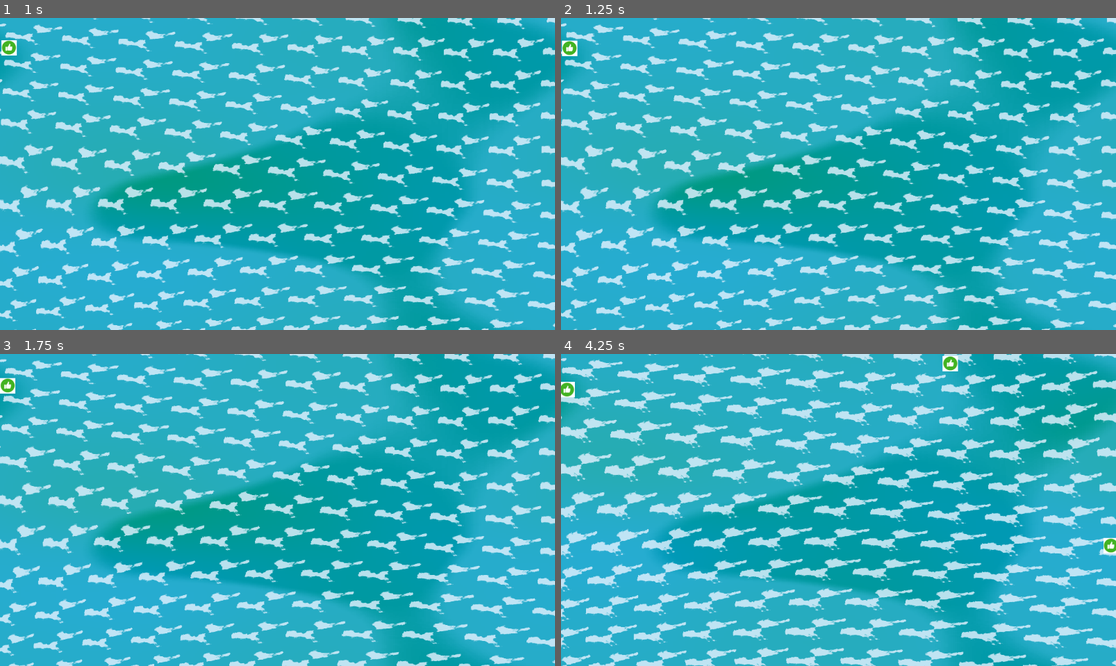
Above: before the commit, frames 1-4 (two rows, left to right).
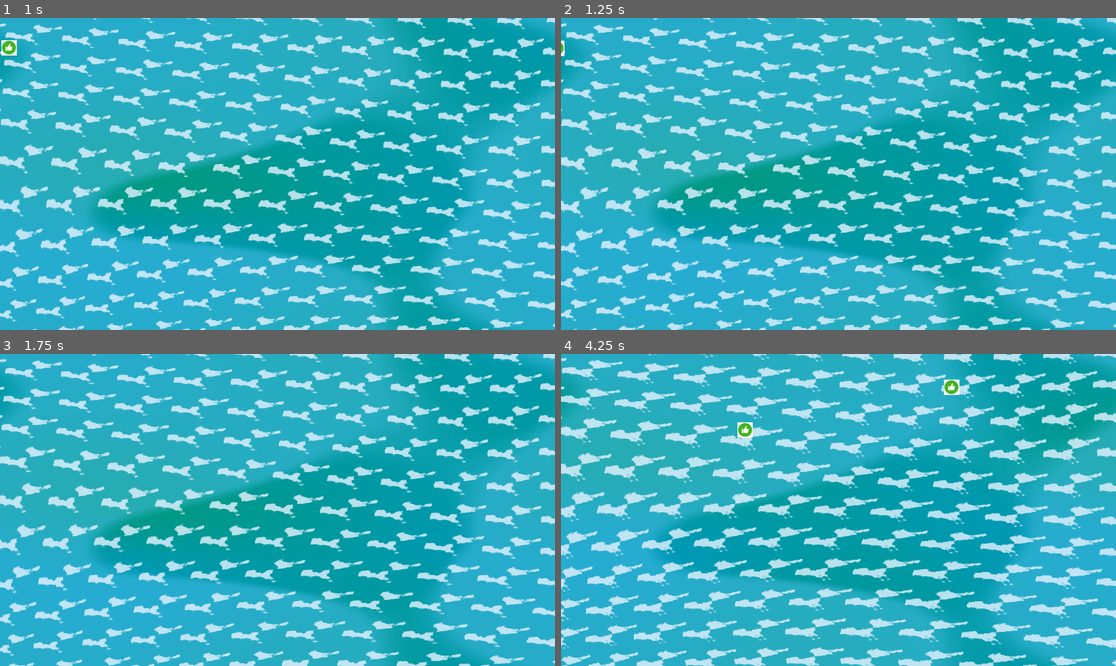
Above: after the commit, the same moments.

Repository: Of-Machines-and-Men/flotscum
Game: Godot game, scene res://scenes/levels/game_world.tscn
The game is run twice, just before and just after one commit, with the same random seed, the same clock (stepped at 60 frames per second) and the same inputs.
Inputs (mouse positions are in pixels of both pictures, inside the frame that each line leads up to):
- Up to frame 1 (1 s): move the mouse to (399, 158) at 0.52 s; hold D (moveright) from 0.53 s (still down)
- Up to frame 2 (1.25 s): keep holding D (moveright)
- Up to frame 3 (1.75 s): move the mouse to (166, 525) at 1.27 s; release D (moveright) at 1.28 s; hold S (movedown) from 1.28 s (still down)
- Up to frame 4 (4.25 s): move the mouse to (894, 441) at 2.02 s; release S (movedown) at 2.03 s; hold D (moveright) 2.03-2.78 s; move the mouse to (810, 572) at 2.77 s; hold W (moveup) 2.78-3.53 s; move the mouse to (1005, 556) at 3.52 s; hold A (moveleft) from 3.53 s (still down)

Frame 1 is identical in both runs. In frame 2, 0.1% of the frame differs, in the area x 0-78%, y 7-51%; in frame 3, 0.1%; in frame 4, 0.7%, in the area x 0-100%, y 0-64%.

Commit message:
Camera control first pass

Diff:
--- a/scenes/levels/game_world.tscn
+++ b/scenes/levels/game_world.tscn
@@ -2,6 +2,7 @@
 
 [ext_resource type="Shader" uid="uid://bi28g0yfik0rs" path="res://shaders/ocean.gdshader" id="1_7y55x"]
 [ext_resource type="PackedScene" uid="uid://ol8irxl6lelf" path="res://scenes/characters/player/player_character.tscn" id="1_upt1h"]
+[ext_resource type="Script" uid="uid://ouijb0pf6arq" path="res://scripts/playercharacter/camera.gd" id="2_75bvq"]
 [ext_resource type="Script" uid="uid://8u3ts410dhvl" path="res://scenes/levels/ocean_background.gd" id="2_hyc8p"]
 [ext_resource type="Script" uid="uid://c8mpy6wdtltu7" path="res://scenes/entities/spawners/spawner.gd" id="2_w0s2s"]
 [ext_resource type="PackedScene" uid="uid://fegfnwhatpdg" path="res://scenes/entities/collectible/structural/StructuralCollectible.tscn" id="3_4r7d4"]
@@ -78,6 +79,8 @@
 [node name="RigidBody2D" parent="." unique_id=986975261 instance=ExtResource("1_upt1h")]
 
 [node name="Camera2D" type="Camera2D" parent="." unique_id=1591346675]
+script = ExtResource("2_75bvq")
+target = NodePath("../RigidBody2D")
 
 [node name="Entities" type="Node2D" parent="." unique_id=2140729309]
 
--- /dev/null
+++ b/scripts/playercharacter/camera.gd
@@ -0,0 +1,34 @@
+extends Camera2D
+
+@export var target: NodePath
+@export var box_size: Vector2 = Vector2(200, 150) # Deadzone
+@export var min_speed: float = 50.0
+@export var max_speed: float = 600.0
+@export var speed_ramp: float = 3.0 # speed co-efficient
+
+var _target_node: RigidBody2D
+
+func _ready():
+	_target_node = get_node(target)
+	# Disable smoothing, we'll do it ourselves
+	position_smoothing_enabled = false
+
+func _physics_process(delta):
+	if not _target_node:
+		return
+
+	var target_pos = _target_node.global_position
+	var cam_pos = global_position
+	var offset = target_pos - cam_pos
+
+	# Check how far outside the box the player is
+	var outside = Vector2.ZERO
+	if abs(offset.x) > box_size.x:
+		outside.x = offset.x - sign(offset.x) * box_size.x
+	if abs(offset.y) > box_size.y:
+		outside.y = offset.y - sign(offset.y) * box_size.y
+
+	# Move faster the further outside the box the player is
+	if outside.length() > 0:
+		var speed = clamp(outside.length() * speed_ramp, min_speed, max_speed)
+		global_position += outside.normalized() * speed * delta
Not shown, added: scripts/playercharacter/camera.gd.uid
